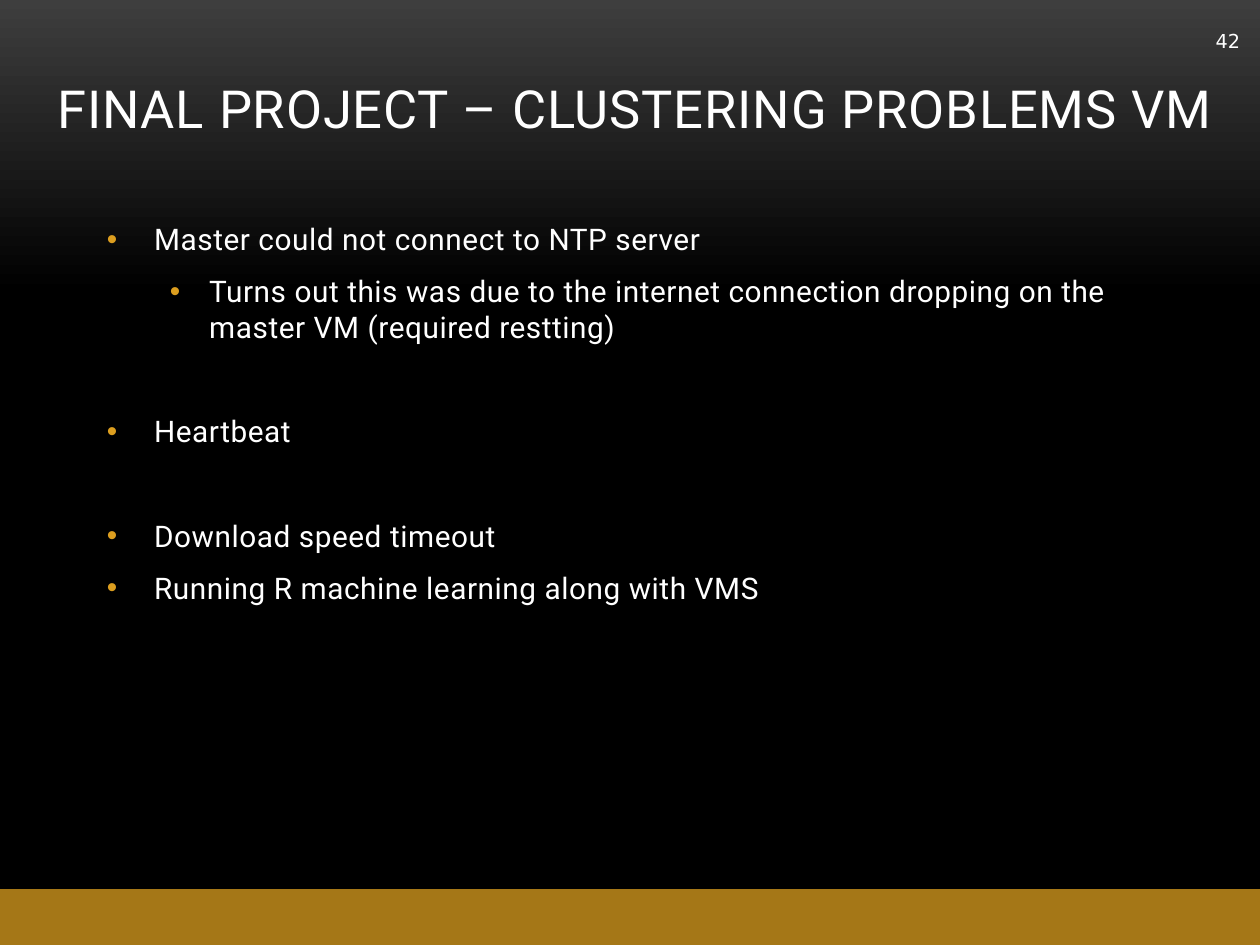
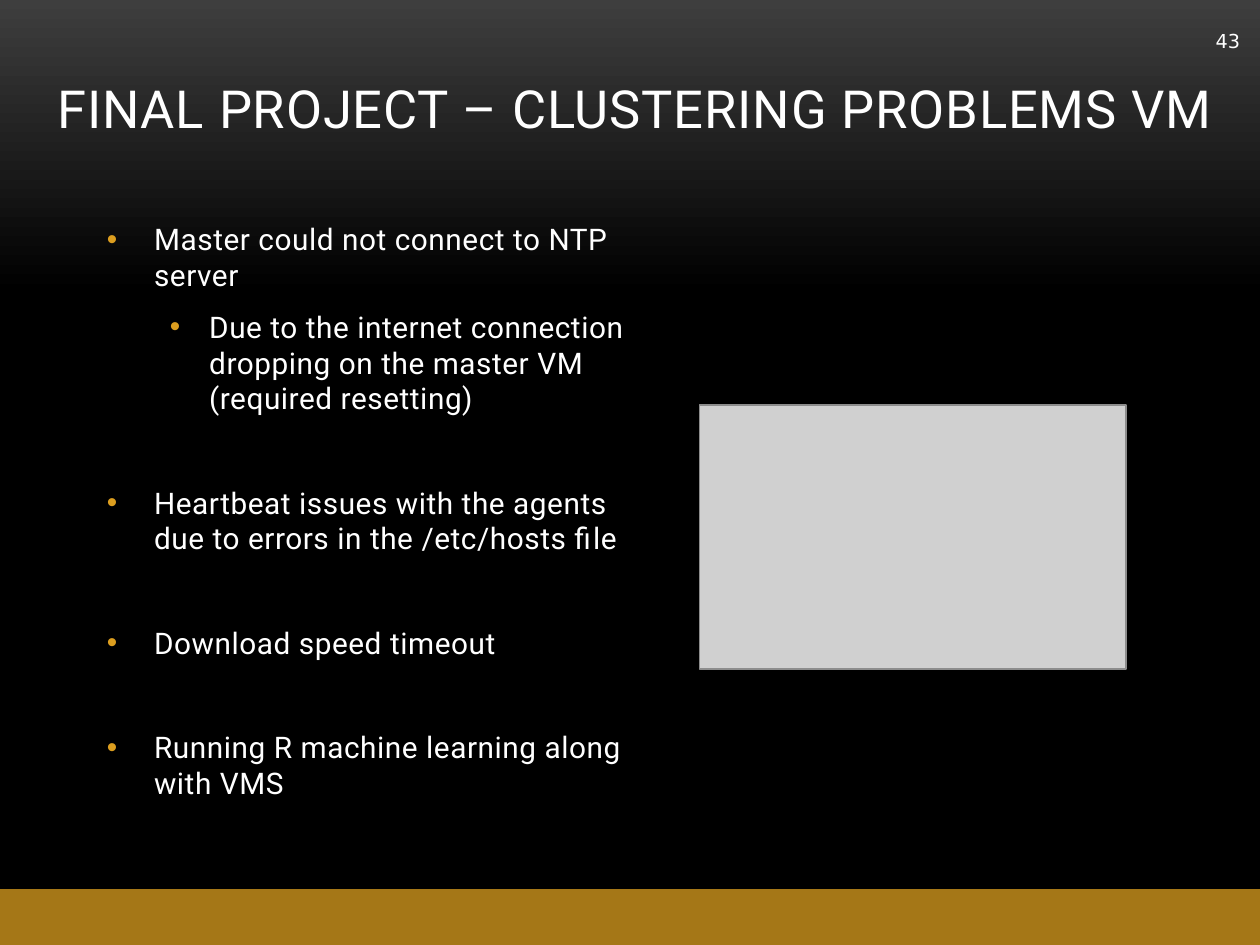
Before and after one commit to abe1ge/teletubbiesQAC, a slide deck: slide 43 of FinalPresentation.pptx (slide 42 before the commit). Drawn at 1260x945 pixels with LibreOffice and Linux fonts; fonts in the diff are those of the drawing; grey boxes stand for pictures; background and template pictures are left out. Boxes give left, top, right and bottom in pixels: in the first picture for what was removed or moved away, otherwise in the second. Text is boxed around its words. In the diff, an @@ line names an element or a change of style, - is before the commit and + after.

```diff
--- a/FinalPresentation.pptx
+++ b/FinalPresentation.pptx
@@ page number at box(1216, 33, 1240, 49): text changed @@
-42
+43
@@ text at box(154, 315, 623, 551): text changed @@
-  • Turns out this was due to the internet connection dropping on the master VM (required restting)
-• Heartbeat
+  • Due to the internet connection dropping on the master VM (required resetting)
+• Heartbeat issues with the agents due to errors in the /etc/hosts file
@@ picture added at box(699, 404, 1126, 669) @@
```
Also in this commit, not shown: 18 other slides changed, 1 slide removed.
